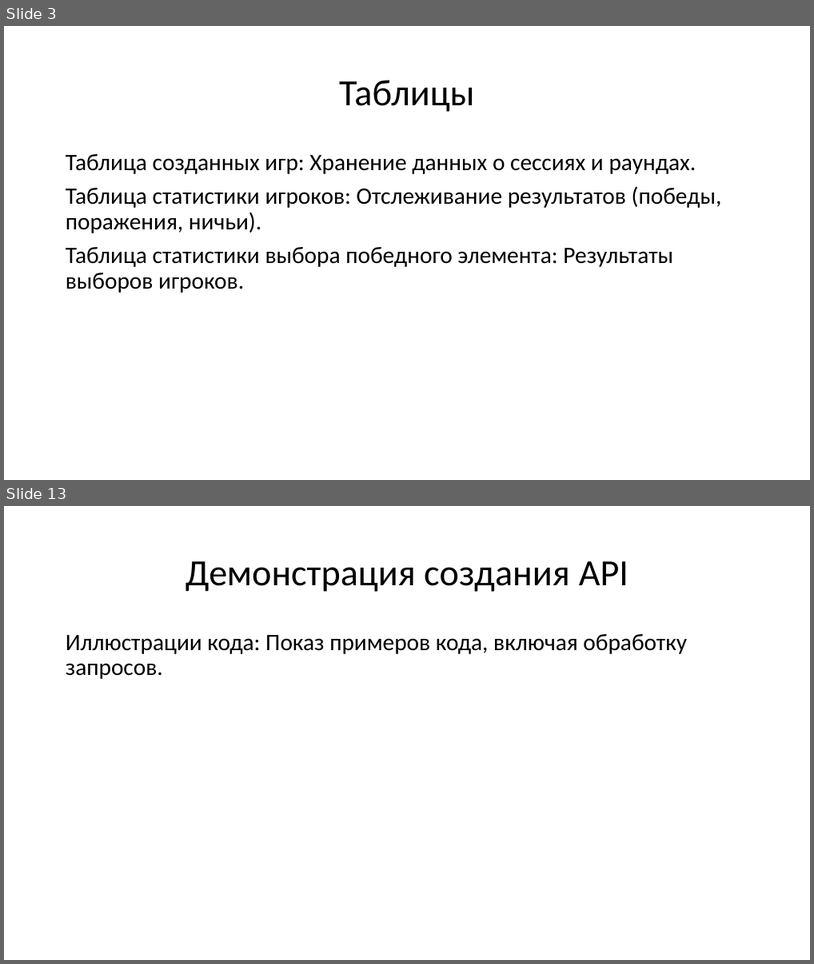
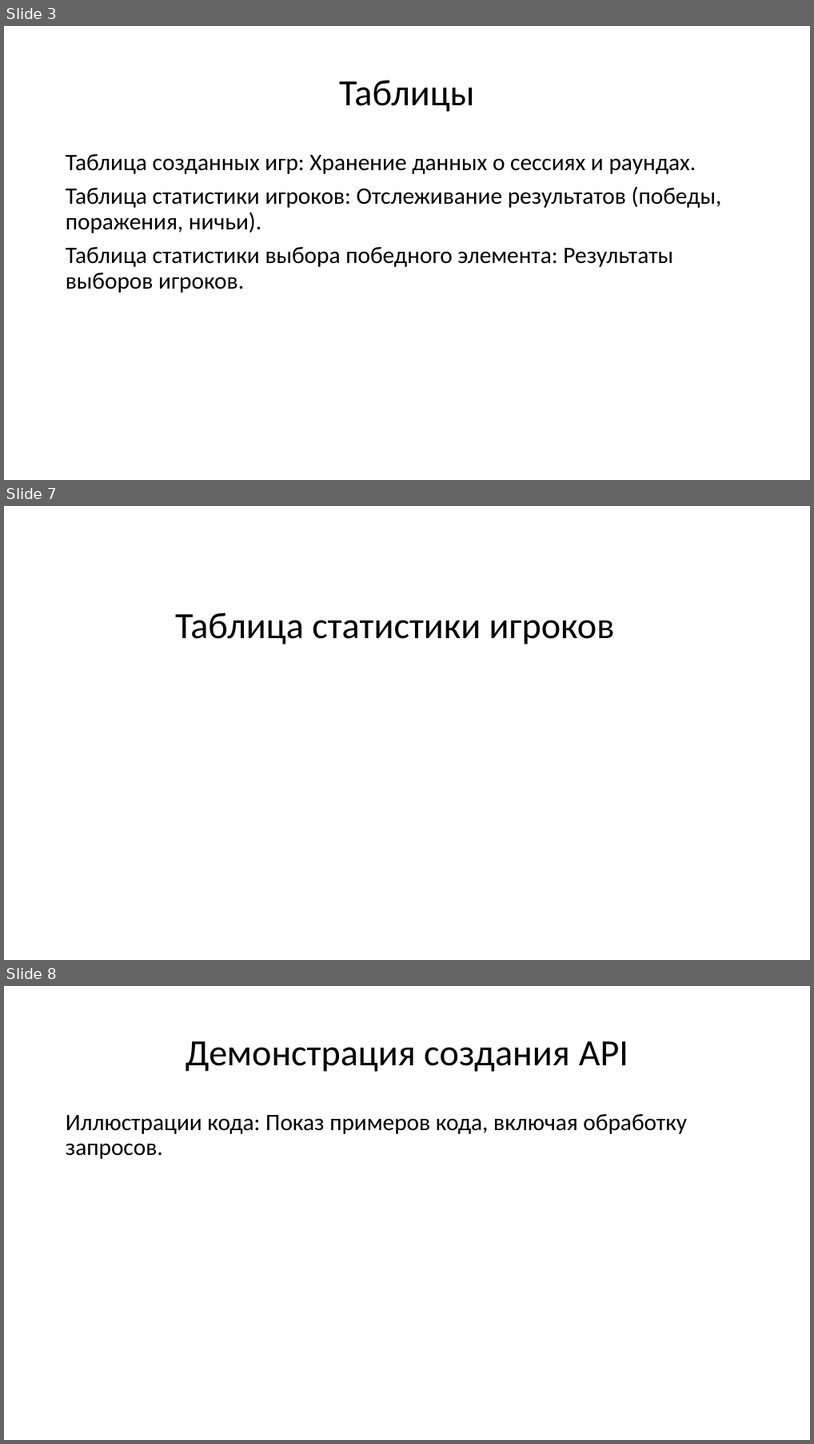
Before and after one commit to Pinkyuu/api-rock-paper-scissors, a slide deck: Создание API для игры.pptx. Shown one above the other, each under a label of ours: slides 3 and 13 before the commit, slides 3, 7 and 8 after it; the slides between them are not shown. The pictures are 814x964 and 814x1444 pixels, drawn with LibreOffice and Linux fonts; fonts in the diff are those of the drawing; background and template pictures are left out. Boxes give left, top, right and bottom in pixels: in the first picture for what was removed or moved away, otherwise in the second. Text is boxed around its words. In the diff, an @@ line names an element or a change of style, - is before the commit and + after.

```diff
--- a/Создание API для игры.pptx
+++ b/Создание API для игры.pptx
@@ slide 7 added at box(4, 506, 810, 960), background picture (left out) @@
@@ title added at box(175, 612, 615, 644), 44 pt, text #000000 @@
+Таблица статистики игроков
@@ what was slide 13 is now slide 8 @@
```
Also in this commit, not shown: 3 slides changed, 1 other slide added, 7 slides removed.
